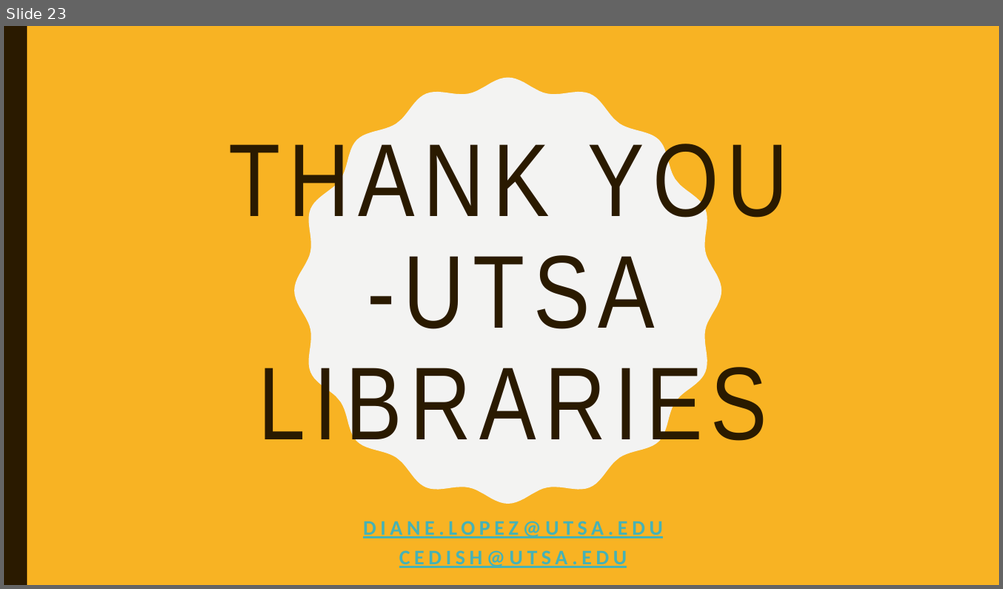
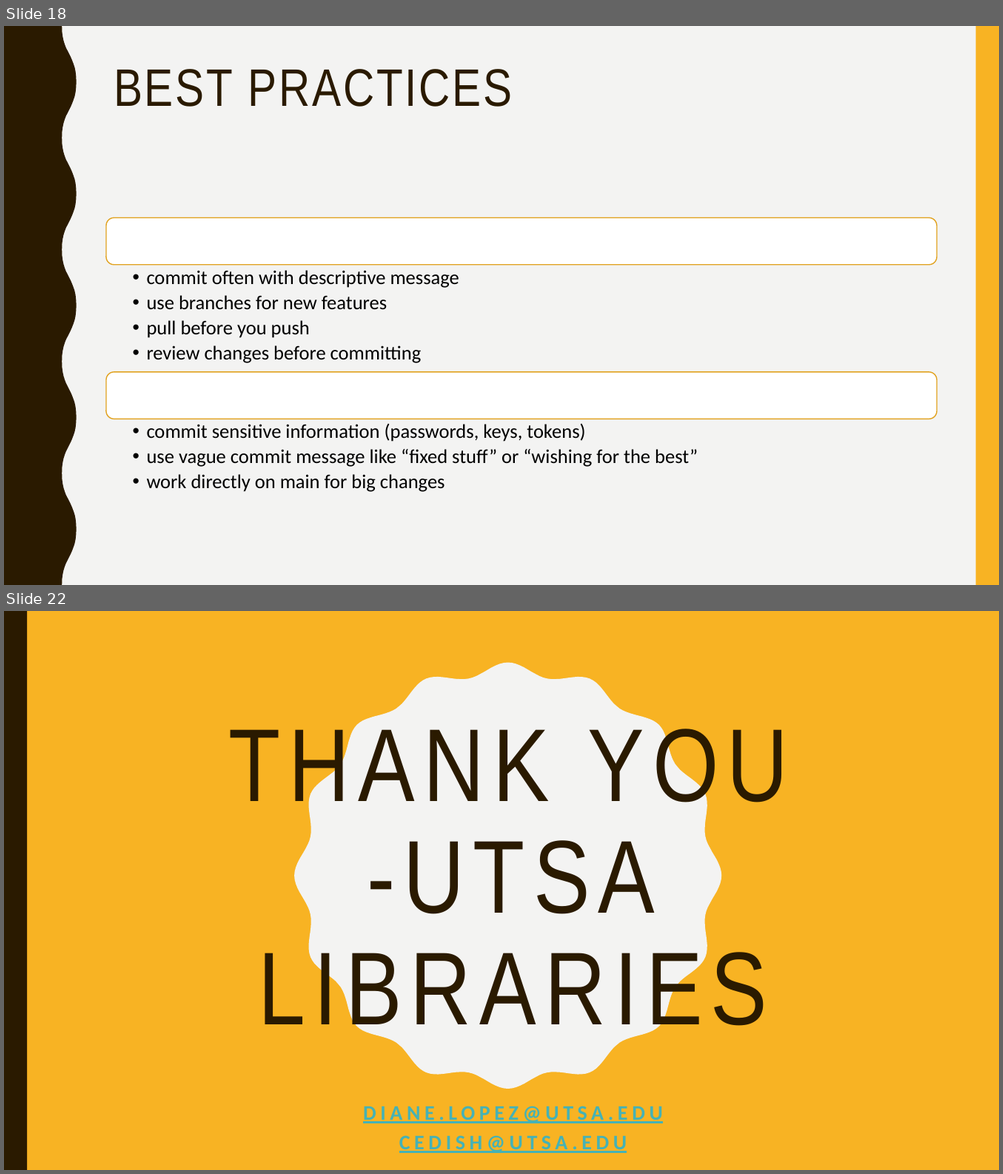
Before and after one commit to dianita956/git_vscode_wrkshp26, a slide deck: git_vscode_spring26_workshop.pptx. Shown one above the other, each under a label of ours: slide 23 before the commit, slides 18 and 22 after it; the slides between them are not shown. The pictures are 1003x589 and 1003x1174 pixels, drawn with LibreOffice and Linux fonts; fonts in the diff are those of the drawing. Boxes give left, top, right and bottom in pixels: in the first picture for what was removed or moved away, otherwise in the second. Text is boxed around its words. In the diff, an @@ line names an element or a change of style, - is before the commit and + after.

```diff
--- a/git_vscode_spring26_workshop.pptx
+++ b/git_vscode_spring26_workshop.pptx
@@ slide 18 added at (4, 26, 999, 585), background #F3F3F2 @@
@@ freeform shape added at (4, 26, 77, 585), fill #2A1A00 @@
@@ rectangle added at (976, 26, 999, 585), fill #F8B323 @@
@@ title added at (114, 69, 512, 107), 51 pt, text #2A1A00 @@
+BEST PRACTICES
@@ group added at (106, 218, 936, 492): 2 rounded rectangles, 2 texts @@
+  • commit often with descriptive message
+  • use branches for new features
+  • pull before you push
+  • review changes before committing
+  • commit sensitive information (passwords, keys, tokens)
+  • use vague commit message like “fixed stuff” or “wishing for the best”
+  • work directly on main for big changes
@@ what was slide 23 is now slide 22 @@
```
Also in this commit, not shown: 3 slides changed, 16 other slides added, 18 slides removed, 2 other files.
